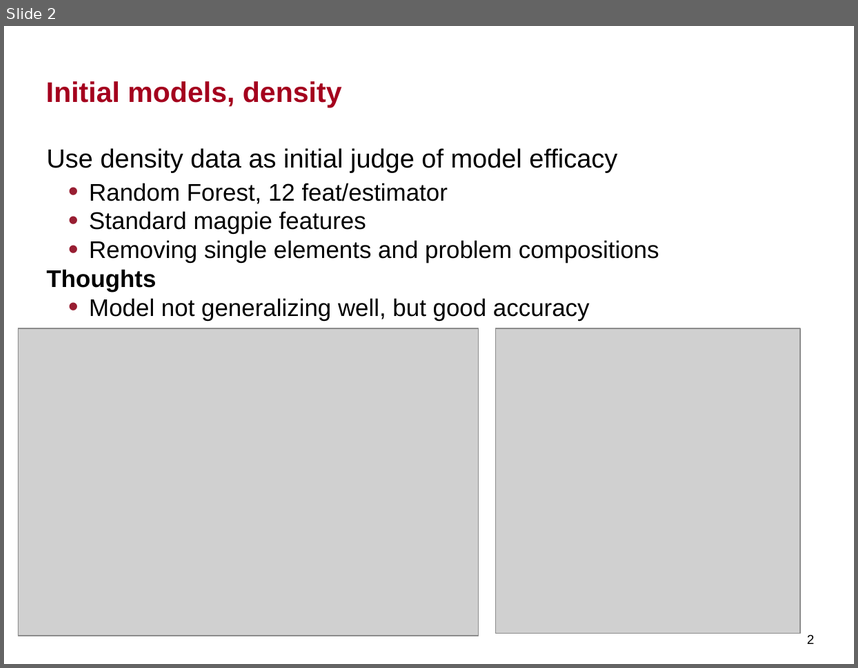
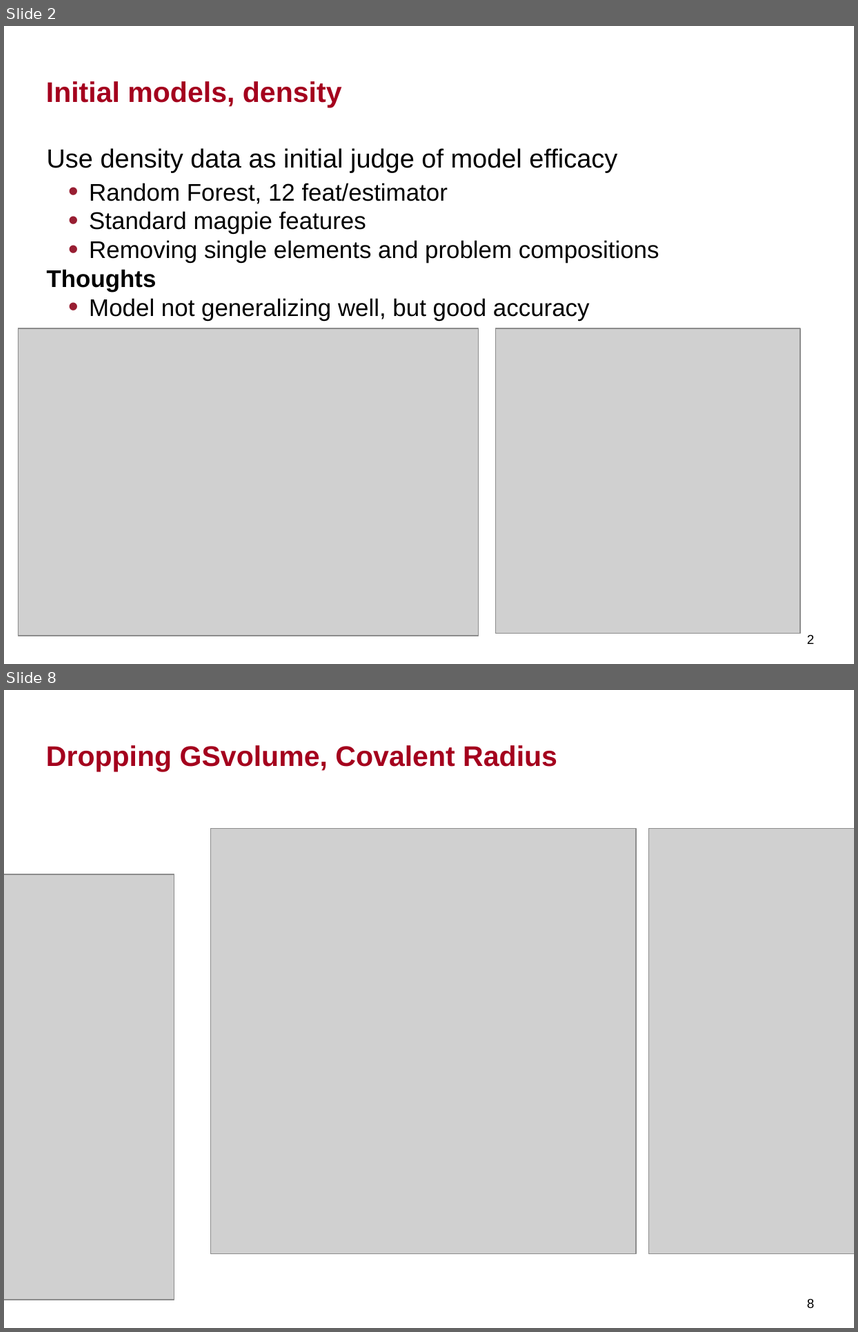
Before and after one commit to tangkong/MechPropModels, a slide deck: results/MechPropModels_summary.pptx. Shown one above the other, each under a label of ours: slide 2 before the commit, slides 2 and 8 after it; the slides between them are not shown. The pictures are 858x668 and 858x1332 pixels, drawn with LibreOffice and Linux fonts; fonts in the diff are those of the drawing; grey boxes stand for pictures; background and template pictures are left out. Boxes give left, top, right and bottom in pixels: in the first picture for what was removed or moved away, otherwise in the second. Text is boxed around its words. In the diff, an @@ line names an element or a change of style, - is before the commit and + after.

```diff
--- a/results/MechPropModels_summary.pptx
+++ b/results/MechPropModels_summary.pptx
@@ slide 8 added at box(4, 690, 854, 1328), background #FFFFFF @@
@@ title added at box(46, 745, 557, 771), 24 pt, text #A4001D, bold @@
+Dropping GSvolume, Covalent Radius
@@ picture added at box(210, 829, 635, 1254) @@
@@ picture added at box(648, 829, 854, 1254) @@
@@ picture added at box(4, 874, 174, 1299) @@
@@ page number added at box(807, 1299, 814, 1308), 11 pt, text #000000 @@
+8
```
Also in this commit, not shown: 5 slides changed, 14 other slides added, 40 other files.
